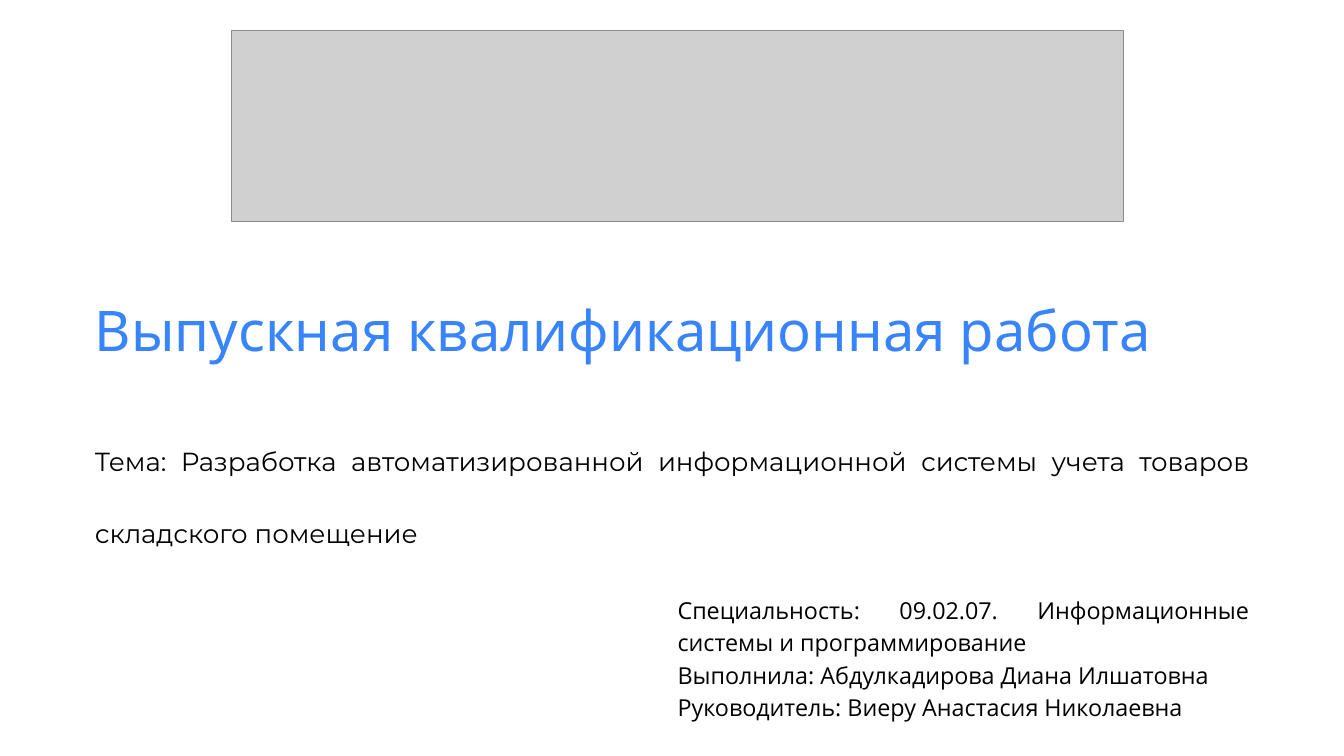
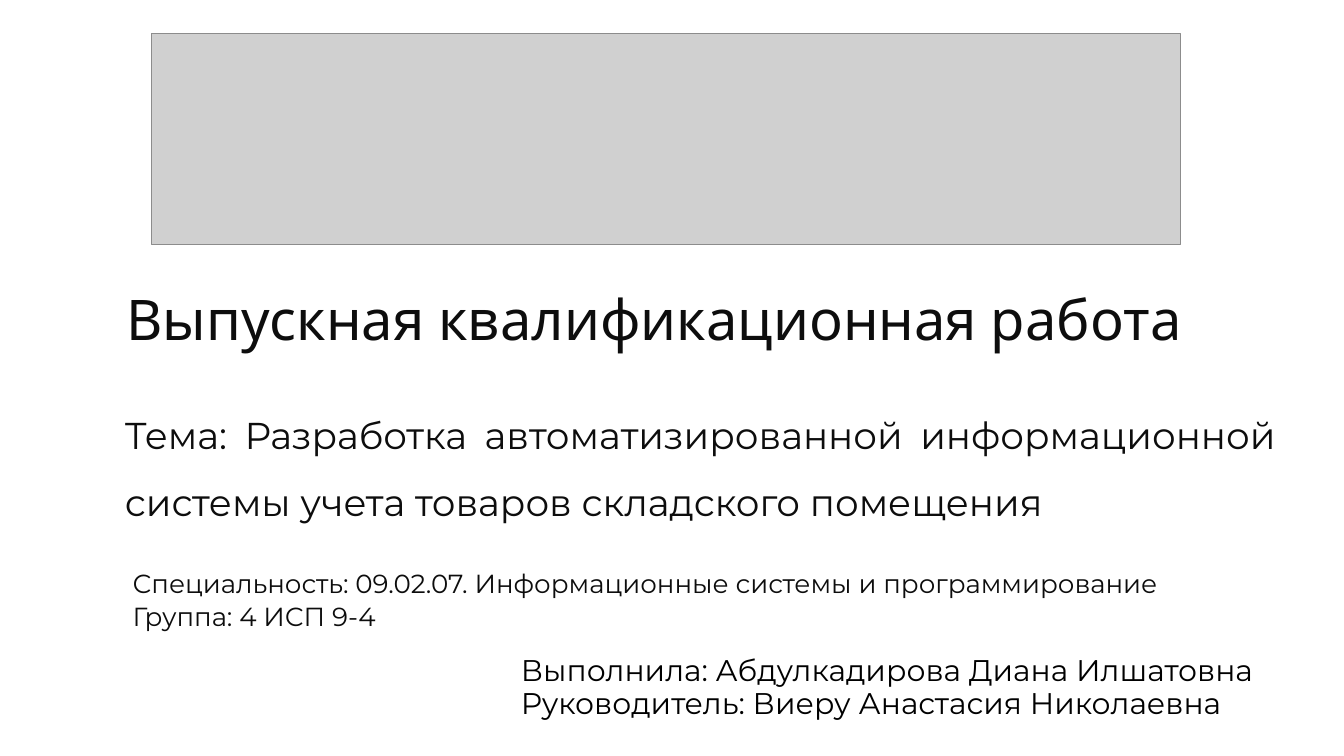
Before and after one commit to Dianoil/CensusGoods, a slide deck: slide 1 of dipl/дипломная презента.pptx. Drawn at 1344x756 pixels with LibreOffice and Linux fonts; fonts in the diff are those of the drawing; grey boxes stand for pictures. Boxes give left, top, right and bottom in pixels: in the first picture for what was removed or moved away, otherwise in the second. Text is boxed around its words. In the diff, an @@ line names an element or a change of style, - is before the commit and + after.

```diff
--- a/dipl/дипломная презента.pptx
+++ b/dipl/дипломная презента.pptx
@@ picture: place and size @@
-picture at (232,31,1124,222)
+picture at (151,34,1181,245)
@@ text "Выпускная квалификационная работа": place and size @@
-text "Выпускная квалификационная работа" at (95,308,1151,365)
+text "Выпускная квалификационная работа" at (126,297,1182,354)
@@ text "Выпускная квалификационная работа" at (126,297,1182,354): text colour #3884FD to #0D0D0D @@
@@ text at (125,420,1275,524): text changed; size 28 to 40 pt; text colour #000000 to #0D0D0D @@
-Тема: Разработка автоматизированной информационной системы учета товаров складского помещение
+Тема: Разработка автоматизированной информационной системы учета товаров складского помещения
@@ text added at (133,573,1157,632), 28 pt, text #0D0D0D @@
+Специальность: 09.02.07. Информационные системы и программирование
+Группа: 4 ИСП 9-4
@@ text at (678,601,1249,657): paragraph removed @@
-Специальность: 09.02.07. Информационные системы и программирование
@@ text "Выполнила: Абдулкадирова Диана Илшатовна": place and size @@
-text "Выполнила: Абдулкадирова Диана Илшатовна" at (678,601,1249,722)
+text "Выполнила: Абдулкадирова Диана Илшатовна" at (521,658,1253,720)
@@ text "Выполнила: Абдулкадирова Диана Илшатовна" at (521,658,1253,720): size 25 to 32 pt, font Open Sans to Montserrat @@
```
Also in this commit, not shown: 11 other slides changed, 2 slides added, 4 other files.
